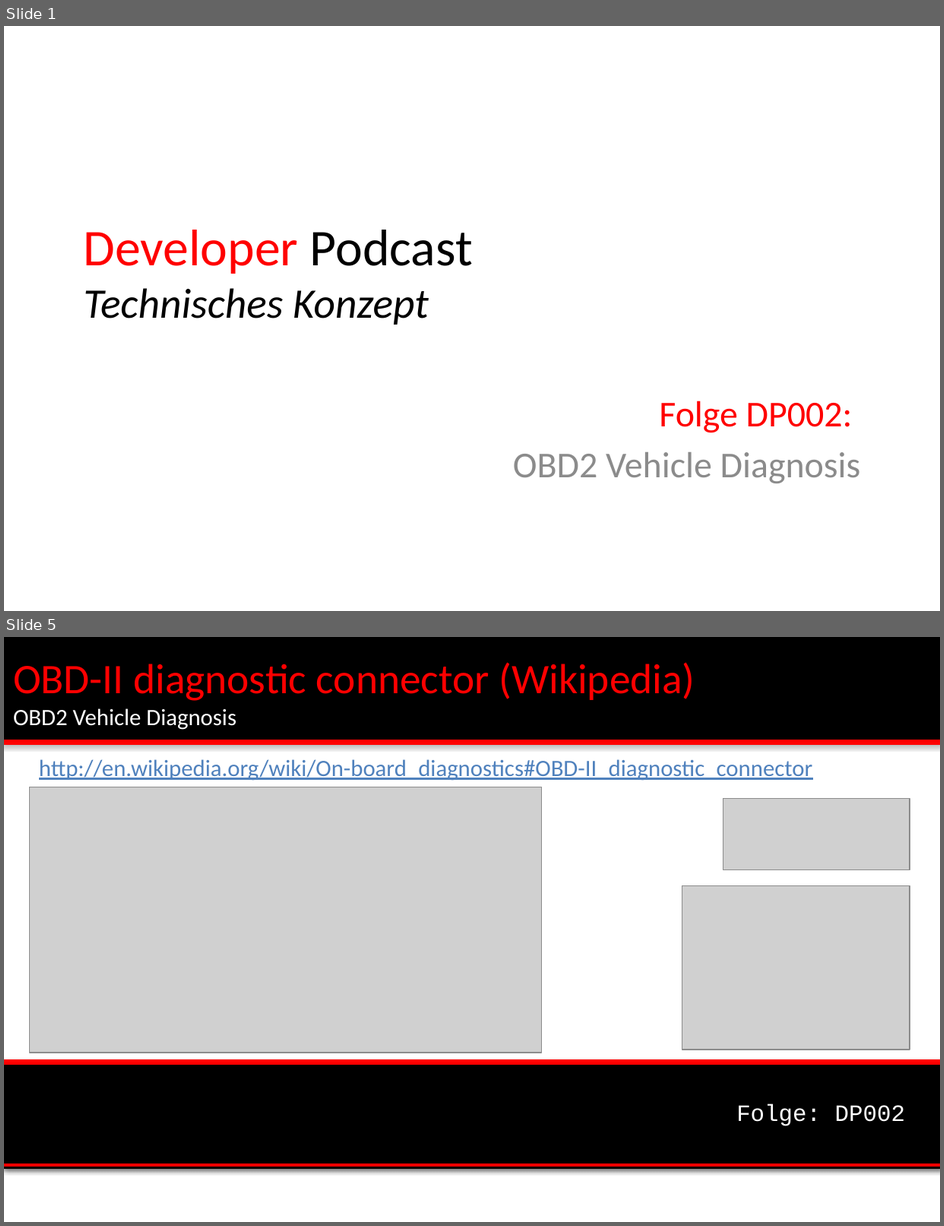
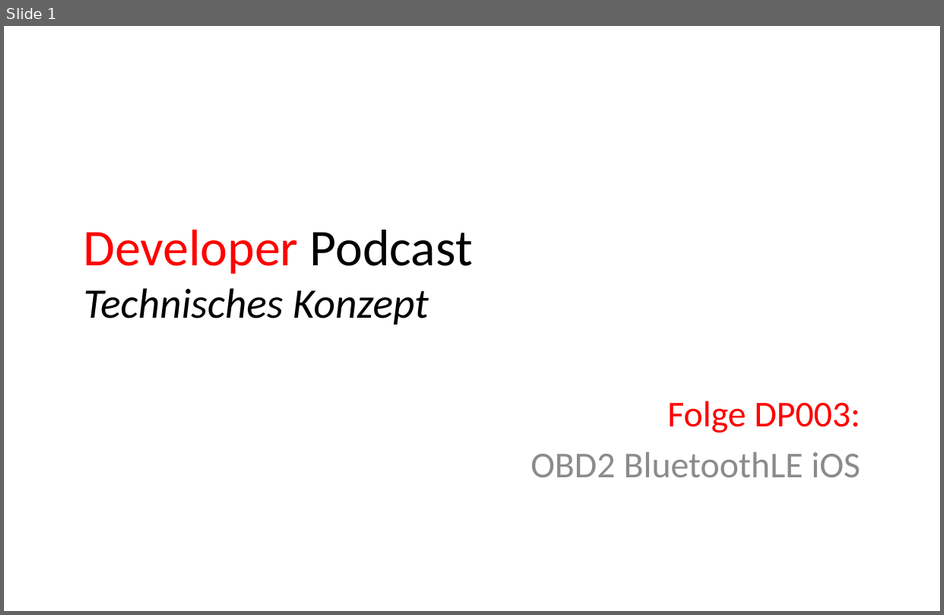
Before and after one commit to msedd/DP003-OBD2_BluetoothLE_iOS, a slide deck: DP003-Technische_Konzept.ppt. Shown one above the other, each under a label of ours: slides 1 and 5 before the commit, slide 1 after it; the slides between them are not shown. The pictures are 944x1226 and 944x615 pixels, drawn with LibreOffice and Linux fonts; fonts in the diff are those of the drawing; grey boxes stand for pictures; background and template pictures are left out. Boxes give left, top, right and bottom in pixels: in the first picture for what was removed or moved away, otherwise in the second. Text is boxed around its words. In the diff, an @@ line names an element or a change of style, - is before the commit and + after.

```diff
--- a/DP003-Technische_Konzept.ppt
+++ b/DP003-Technische_Konzept.ppt
@@ slide 5 removed at [4,637,940,1222], background #FFFFFF @@
@@ rectangle removed at [4,637,940,740] @@
@@ title removed at [13,662,695,730] @@
-OBD-II diagnostic connector (Wikipedia)
-OBD2 Vehicle Diagnosis
@@ rectangle removed at [4,740,940,743] @@
@@ text removed at [39,759,813,781] @@
-http://en.wikipedia.org/wiki/On-board_diagnostics#OBD-II_diagnostic_connector
@@ picture removed at [29,787,541,1053] @@
@@ picture removed at [723,798,909,870] @@
@@ picture removed at [682,886,909,1050] @@
@@ rectangle removed at [4,1064,940,1169] @@
@@ rectangle removed at [4,1060,940,1064] @@
@@ text removed at [737,1104,905,1126] @@
-Folge: DP002
@@ line removed from (4, 1165) to (940, 1165) @@
@@ slide 1 changed as well @@
@@ subtitle at [531,401,861,477]: text changed @@
-Folge DP002:
-OBD2 Vehicle Diagnosis
+Folge DP003:
+OBD2 BluetoothLE iOS
```
Also in this commit, not shown: 10 slides added, 8 other slides removed, 10 other files.
